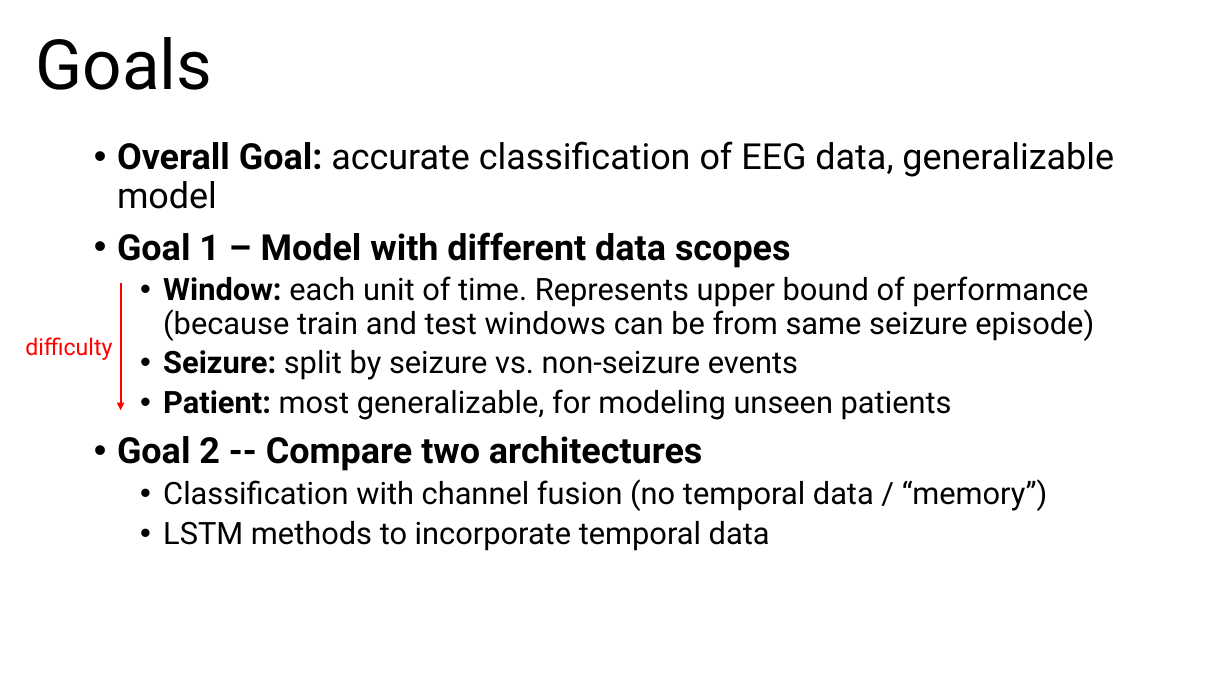
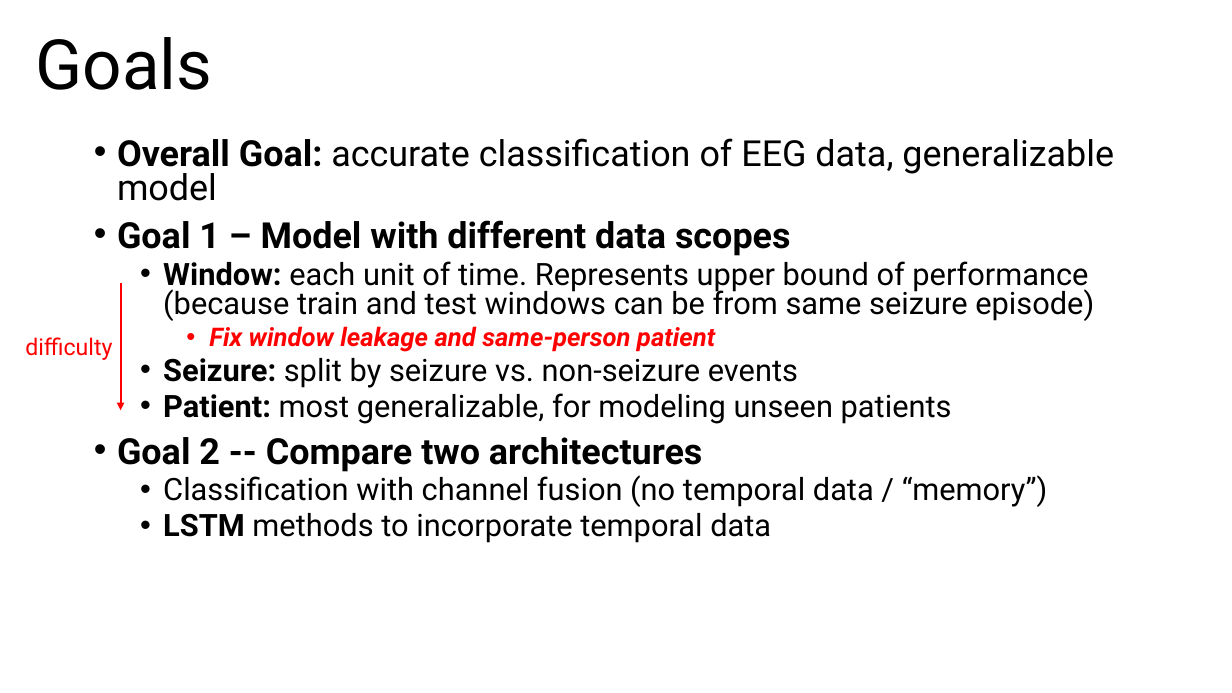
Before and after one commit to eshin21/EpilepsyDeepLearning, a slide deck: slide 4 of Group 3 Seizures Deep Learning Presentation.pptx. Drawn at 1232x693 pixels with LibreOffice and Linux fonts; fonts in the diff are those of the drawing. Boxes give left, top, right and bottom in pixels: in the first picture for what was removed or moved away, otherwise in the second. Text is boxed around its words. In the diff, an @@ line names an element or a change of style, - is before the commit and + after.

```diff
--- a/Group 3 Seizures Deep Learning Presentation.pptx
+++ b/Group 3 Seizures Deep Learning Presentation.pptx
@@ text at <box>117,138,1114,543</box>: bold on in "LSTM"; line spacing 0.9 to 0.8 @@
@@ text at <box>209,326,715,352</box>: paragraph added @@
+    • Fix window leakage and same-person patient
```
Also in this commit, not shown: 7 other slides changed, 4 slides added, 2 slides removed, 5 other files.
